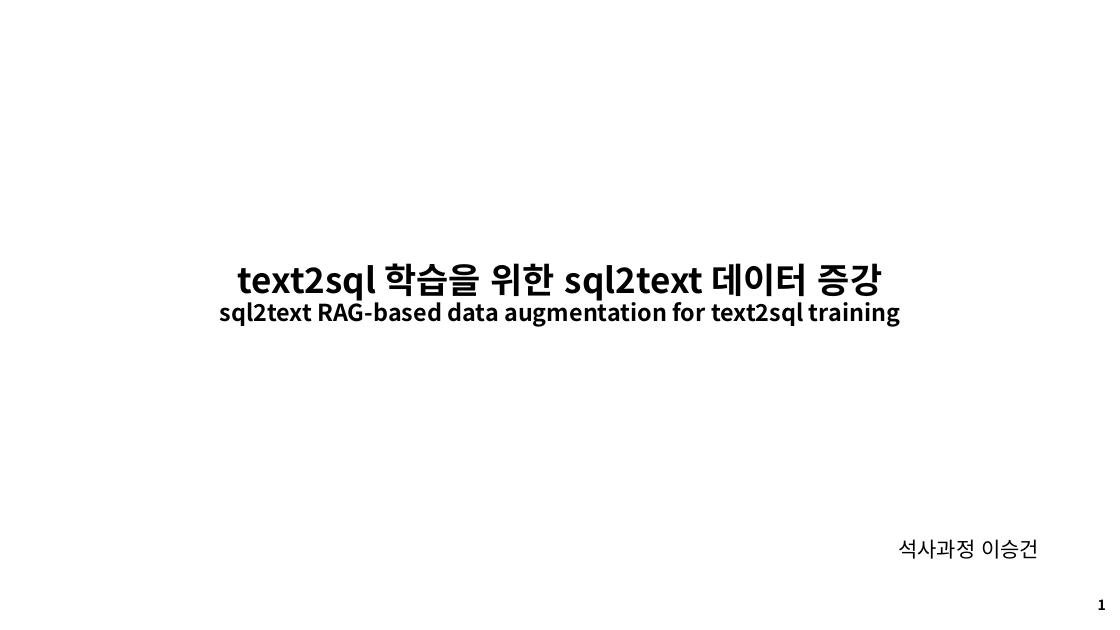
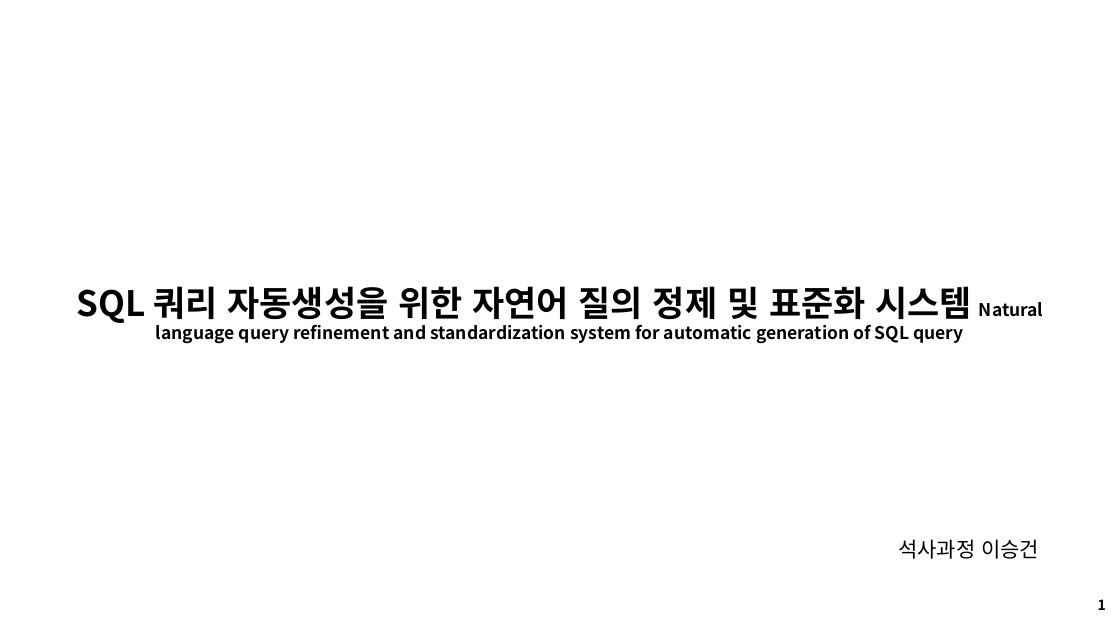
Before and after one commit to seungdeng/DELab, a slide deck: slide 1 of PPT/DSLab_이승건_특허.pptx. Drawn at 1120x630 pixels with LibreOffice and Linux fonts; fonts in the diff are those of the drawing. Boxes give left, top, right and bottom in pixels: in the first picture for what was removed or moved away, otherwise in the second. Text is boxed around its words. In the diff, an @@ line names an element or a change of style, - is before the commit and + after.

```diff
--- a/PPT/DSLab_이승건_특허.pptx
+++ b/PPT/DSLab_이승건_특허.pptx
@@ title at [76,286,1044,344]: text changed; size 20 to 15 pt @@
-text2sql 학습을 위한 sql2text 데이터 증강
-sql2text RAG-based data augmentation for text2sql training
+SQL 쿼리 자동생성을 위한 자연어 질의 정제 및 표준화 시스템 Natural language query refinement and standardization system for automatic generation of SQL query
```
Also in this commit, not shown: 4 other slides changed, 2 slides added, 2 other files.
